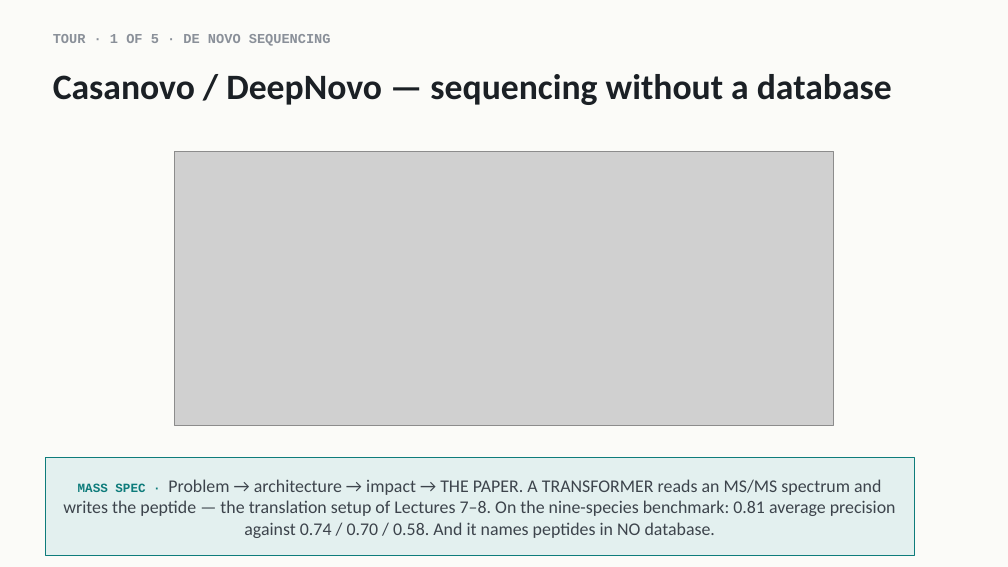
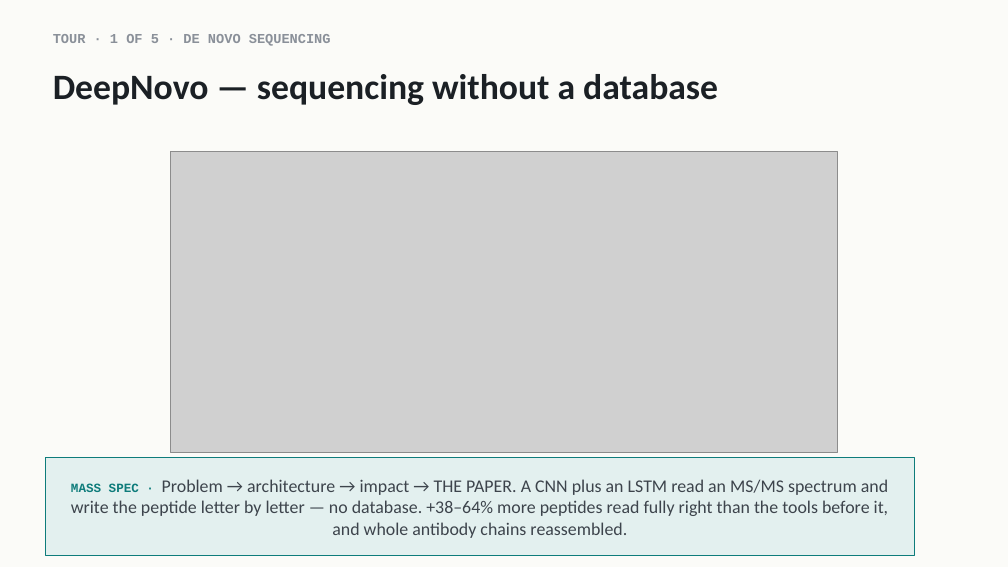
Before and after one commit to indigobio/msacl_dl_course, a slide deck: slide 27 of slides/pptx/lecture13_llms_landscape.pptx. Drawn at 1008x567 pixels with LibreOffice and Linux fonts; fonts in the diff are those of the drawing; grey boxes stand for pictures. Boxes give left, top, right and bottom in pixels: in the first picture for what was removed or moved away, otherwise in the second. Text is boxed around its words. In the diff, an @@ line names an element or a change of style, - is before the commit and + after.

```diff
--- a/slides/pptx/lecture13_llms_landscape.pptx
+++ b/slides/pptx/lecture13_llms_landscape.pptx
@@ text at [53, 74, 718, 105]: text changed @@
-Casanovo / DeepNovo — sequencing without a database
+DeepNovo — sequencing without a database
@@ picture: place and size @@
-picture at [175, 151, 834, 426]
+picture at [171, 151, 837, 453]
@@ text in rectangle at [71, 479, 889, 538]: text changed @@
-MASS SPEC · Problem → architecture → impact → THE PAPER. A TRANSFORMER reads an MS/MS spectrum and writes the peptide — the translation setup of Lectures 7–8. On the nine-species benchmark: 0.81 average precision against 0.74 / 0.70 / 0.58. And it names peptides in NO database.
+MASS SPEC · Problem → architecture → impact → THE PAPER. A CNN plus an LSTM read an MS/MS spectrum and write the peptide letter by letter — no database. +38–64% more peptides read fully right than the tools before it, and whole antibody chains reassembled.
```
Also in this commit, not shown: 6 other slides changed, 10 slides added, 3 other files.
